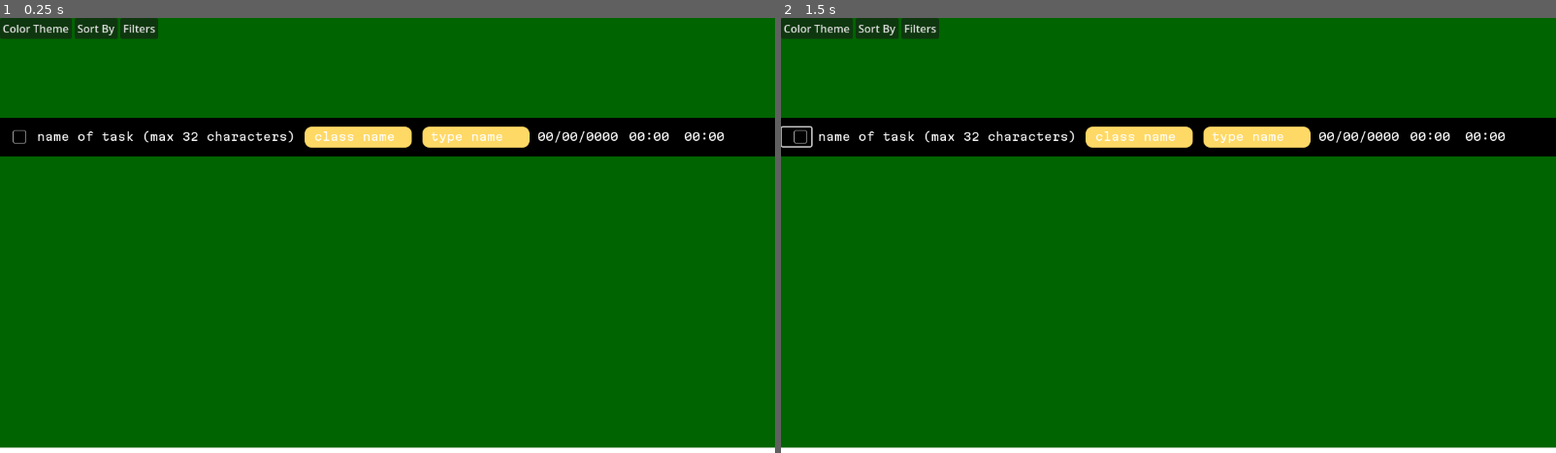
Above: before the commit, frames 1-2 (left to right).
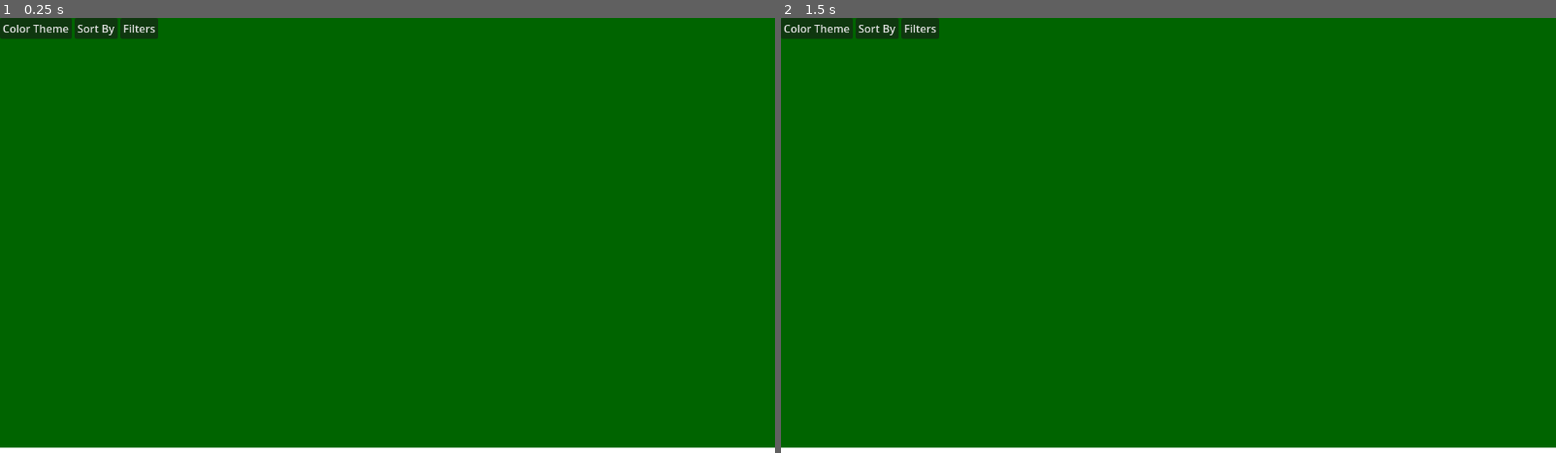
Above: after the commit, the same moments.

Repository: a-nush-s/hackru25
Game: Godot game, scene res://control.tscn
Two runs of this game, one before a commit and one after it. Both use one fixed random seed, a clock stepped at 60 frames per second and the inputs below.
Inputs (mouse positions are in pixels of both pictures, inside the frame that each line leads up to):
- Up to frame 1 (0.25 s): no input
- Up to frame 2 (1.5 s): click (796, 135) at 0.52 s; click (796, 135) at 1.27 s

The runs differ from the first frame. In frame 1, 8.9% of the frame differs, in the area x 0-100%, y 22-32%; in frame 2, 8.9%.

Commit message:
Adding options for type filters

Diff:
--- a/control.tscn
+++ b/control.tscn
@@ -7,7 +7,6 @@
 [ext_resource type="Script" path="res://class_filter.gd" id="5_n1qhr"]
 [ext_resource type="Script" path="res://type_filter.gd" id="6_xht86"]
 [ext_resource type="Script" path="res://due_date_filter.gd" id="7_adpv2"]
-[ext_resource type="PackedScene" uid="uid://d00nt0kyo4hii" path="res://darkmodetask.tscn" id="8_4es3r"]
 
 [node name="Control" type="Control"]
 layout_mode = 3
@@ -50,10 +49,4 @@
 auto_translate_mode = 1
 script = ExtResource("7_adpv2")
 
-[node name="task_darkmode" parent="." instance=ExtResource("8_4es3r")]
-layout_mode = 1
-offset_top = 160.0
-offset_right = 0.0
-offset_bottom = -440.0
-
 [connection signal="index_pressed" from="Background Rect/MenuBar/Color Theme" to="Background Rect" method="_on_color_theme_index_pressed"]
--- a/type_filter.gd
+++ b/type_filter.gd
@@ -3,11 +3,16 @@
 
 # Called when the node enters the scene tree for the first time.
 func _ready():
-	add_check_item("Quiz", 0)
-	add_check_item("Assignment", 1)
+	add_check_item("Assignment", 0)
+	add_check_item("Discussion Post", 1)
 	add_check_item("Paper", 2)
-	add_check_item("Exam", 3)
+	add_check_item("Project", 3)
+	add_check_item("Quiz", 4)
+	add_check_item("Midterm/Exam", 5)
+	add_check_item("Project", 6)
+
 	index_pressed.connect(_index_pressed)
+	# assignment, discussion, paper, project, quiz, midterm/exam, final
 
 
 
@@ -15,33 +20,47 @@
 func _index_pressed(index: int):
 	# need to uncheck all other categories (Type filter, Due date filter)
 	if index == 0:
-		print("Quiz was pressed")
 		if (is_item_checked(0)):
 			set_item_checked(0, false)
 		else:
 			set_item_checked(0, true)
 
 	if index == 1:
-		print("Assignment was pressed")
 		if (is_item_checked(1)):
 			set_item_checked(1, false)
 		else:
 			set_item_checked(1, true)
 
 	if index == 2:
-		print("Paper was pressed")
 		if (is_item_checked(2)):
 			set_item_checked(2, false)
 		else:
 			set_item_checked(2, true)
 
 	if index == 3:
-		print("Exam was pressed")
 		if (is_item_checked(3)):
 			set_item_checked(3, false)
 		else:
 			set_item_checked(3, true)
 
+	if index == 4:
+		if (is_item_checked(4)):
+			set_item_checked(4, false)
+		else:
+			set_item_checked(4, true)
+
+	if index == 5:
+		if (is_item_checked(5)):
+			set_item_checked(5, false)
+		else:
+			set_item_checked(5, true)
+
+	if index == 6:
+		if (is_item_checked(6)):
+			set_item_checked(6, false)
+		else:
+			set_item_checked(6, true)
+
 
 # Called every frame. 'delta' is the elapsed time since the previous frame.
 func _process(delta):
Not shown: 1 places in control.tscn that only renumber resources
